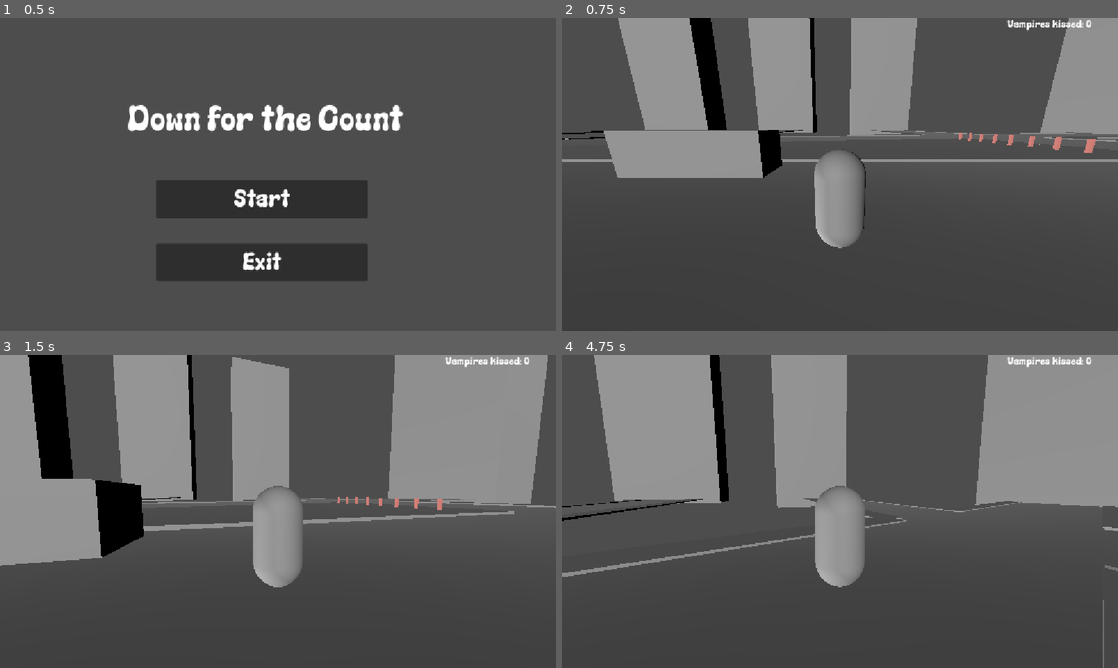
Above: before the commit, frames 1-4 (two rows, left to right).
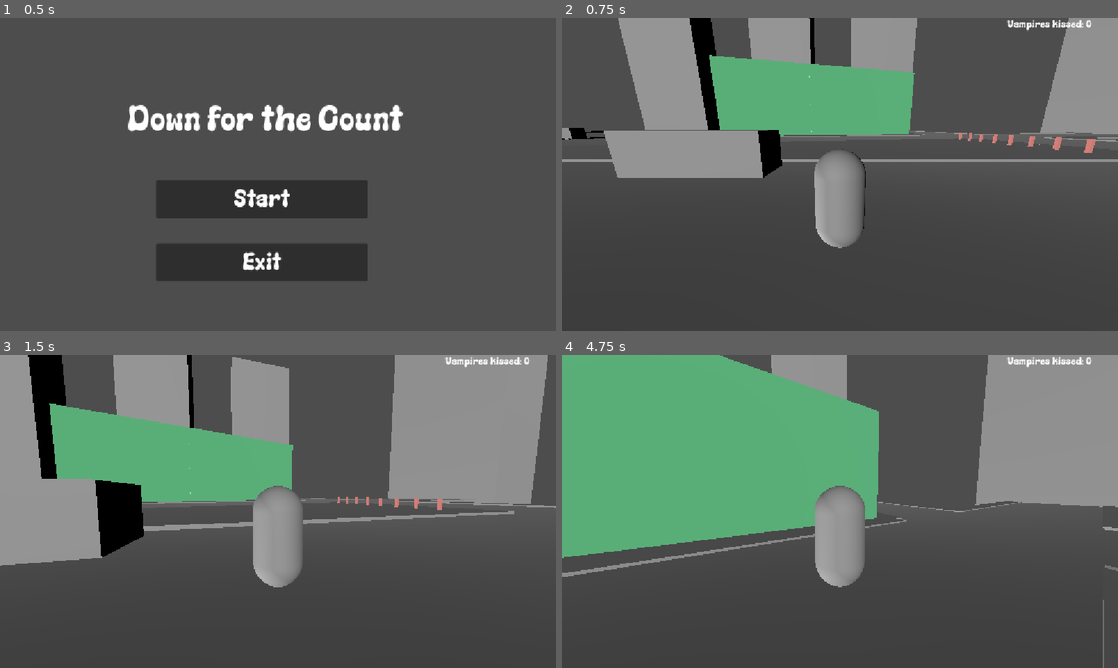
Above: after the commit, the same moments.

Repository: gamedagamez-dev/DownForTheCountGMTK2026
Game: Godot game, scene res://Scenes/UI/MainMenu/MainMenu.tscn
Two runs of this game, one before a commit and one after it. Both use one fixed random seed, a clock stepped at 60 frames per second and the inputs below.
Inputs (mouse positions are in pixels of both pictures, inside the frame that each line leads up to):
- Up to frame 1 (0.5 s): no input
- Up to frame 2 (0.75 s): click "Start" at 0.5 s
- Up to frame 3 (1.5 s): tap Enter at 1.25 s; move the mouse to (305, 511) at 1.27 s; hold W (move_forward) from 1.28 s (still down); hold Shift (movement_sprint) from 1.28 s (still down)
- Up to frame 4 (4.75 s): keep holding W (move_forward); tap Space (movement_jump) at 1.52, 2.27, 3.77, 4.52 s; move the mouse to (812, 511) at 2.02 s; release Shift (movement_sprint) at 2.03 s; tap Shift (movement_sprint) at 2.1, 3.6 s; move the mouse to (851, 505) at 2.77 s; hold Shift (movement_sprint) 2.78-3.53 s; move the mouse to (834, 517) at 3.52 s; move the mouse to (878, 514) at 4.27 s; hold Shift (movement_sprint) from 4.28 s (still down)

Frame 1 is identical in both runs. In frame 2, 8.0% of the frame differs, in the area x 0-64%, y 11-39%; in frame 3, 9.2%; in frame 4, 30%, in the area x 0-57%, y 0-65%.

Commit message:
more world whiteboxing

Diff:
--- a/Scenes/World/World3d.tscn
+++ b/Scenes/World/World3d.tscn
@@ -10,9 +10,18 @@
 [sub_resource type="ConcavePolygonShape3D" id="ConcavePolygonShape3D_fm7lc"]
 data = PackedVector3Array(-0.5, 0.5, 0.5, 0.5, 0.5, 0.5, -0.5, -0.5, 0.5, 0.5, 0.5, 0.5, 0.5, -0.5, 0.5, -0.5, -0.5, 0. …(500 unchanged characters)…
 
+[sub_resource type="ConcavePolygonShape3D" id="ConcavePolygonShape3D_noce4"]
+data = PackedVector3Array(-0.5, 0.5, 0.5, 0.5, 0.5, 0.5, -0.5, -0.5, 0.5, 0.5, 0.5, 0.5, 0.5, -0.5, 0.5, -0.5, -0.5, 0.5, 0.5, 0.5, -0.5, -0.5, 0.5, -0.5, 0.5, -0.5, -0.5, -0.5, 0.5, -0.5, -0.5, -0.5, -0.5, 0.5, -0.5, -0.5, 0.5, 0.5, 0.5, 0.5, 0.5, -0.5, 0.5, -0.5, 0.5, 0.5, 0.5, -0.5, 0.5, -0.5, -0.5, 0.5, -0.5, 0.5, -0.5, 0.5, -0.5, -0.5, 0.5, 0.5, -0.5, -0.5, -0.5, -0.5, 0.5, 0.5, -0.5, -0.5, 0.5, -0.5, -0.5, -0.5, 0.5, 0.5, 0.5, -0.5, 0.5, 0.5, 0.5, 0.5, -0.5, -0.5, 0.5, 0.5, -0.5, 0.5, -0.5, 0.5, 0.5, -0.5, -0.5, -0.5, 0.5, 0.5, -0.5, 0.5, -0.5, -0.5, -0.5, 0.5, -0.5, 0.5, 0.5, -0.5, -0.5, -0.5, -0.5, -0.5)
+
 [sub_resource type="StandardMaterial3D" id="StandardMaterial3D_noce4"]
 albedo_color = Color(0.8117647, 0.47843137, 0.4509804, 1)
 
+[sub_resource type="StandardMaterial3D" id="StandardMaterial3D_oudrq"]
+albedo_color = Color(0.34631145, 0.63631195, 0.6832341, 1)
+
+[sub_resource type="StandardMaterial3D" id="StandardMaterial3D_7tdgh"]
+albedo_color = Color(0.36503902, 0.73296267, 0.5000422, 1)
+
 [sub_resource type="StandardMaterial3D" id="StandardMaterial3D_oywug"]
 albedo_color = Color(0.06666667, 0.16470589, 0.17254902, 1)
 
@@ -347,12 +356,21 @@
 shape = SubResource("ConcavePolygonShape3D_fm7lc")
 
 [node name="CarReferenceSize7" type="MeshInstance3D" parent="cars" unique_id=1470195945]
-transform = Transform3D(2.897777, -3.2087164e-07, 1.811733, 4.5298742e-07, 2.1999996, 9.2524756e-21, -0.7764571, 8.597728e-08, 6.7614803, -61.300007, 2.4500003, -13.300001)
+transform = Transform3D(2.897777, -3.2087164e-07, 1.811733, 4.5298742e-07, 2.1999996, 9.2524756e-21, -0.7764571, 8.597728e-08, 6.7614803, -61.300007, 2.4500003, -13.350001)
 mesh = SubResource("BoxMesh_7tdgh")
 
 [node name="StaticBody3D" type="StaticBody3D" parent="cars/CarReferenceSize7" unique_id=272913684]
 
 [node name="CollisionShape3D" type="CollisionShape3D" parent="cars/CarReferenceSize7/StaticBody3D" unique_id=676257862]
+shape = SubResource("ConcavePolygonShape3D_fm7lc")
+
+[node name="CarReferenceSize10" type="MeshInstance3D" parent="cars" unique_id=551049854]
+transform = Transform3D(2.5980759, -2.8768568e-07, 3.5, 4.5298745e-07, 2.1999996, -4.8043167e-14, -1.4999995, 1.6609536e-07, 6.0621777, -61.300007, 2.4500003, -28.150002)
+mesh = SubResource("BoxMesh_7tdgh")
+
+[node name="StaticBody3D" type="StaticBody3D" parent="cars/CarReferenceSize10" unique_id=750809248]
+
+[node name="CollisionShape3D" type="CollisionShape3D" parent="cars/CarReferenceSize10/StaticBody3D" unique_id=1150606360]
 shape = SubResource("ConcavePolygonShape3D_fm7lc")
 
 [node name="CarReferenceSize2" type="MeshInstance3D" parent="cars" unique_id=1314187175]
@@ -401,6 +419,42 @@
 [node name="CollisionShape3D" type="CollisionShape3D" parent="cars/CarReferenceSize6/StaticBody3D" unique_id=1860186427]
 shape = SubResource("ConcavePolygonShape3D_fm7lc")
 
+[node name="CarReferenceSize11" type="MeshInstance3D" parent="cars" unique_id=588776947]
+transform = Transform3D(-1.3113416e-07, 1.4520518e-14, 7, 4.5298742e-07, 2.2, 4.9042436e-21, -3, 3.3219078e-07, -3.059797e-07, -62.499996, 2.4500003, -33.7)
+mesh = SubResource("BoxMesh_7tdgh")
+
+[node name="StaticBody3D" type="StaticBody3D" parent="cars/CarReferenceSize11" unique_id=1745192000]
+
+[node name="CollisionShape3D" type="CollisionShape3D" parent="cars/CarReferenceSize11/StaticBody3D" unique_id=605579943]
+shape = SubResource("ConcavePolygonShape3D_fm7lc")
+
+[node name="CarReferenceSize12" type="MeshInstance3D" parent="cars" unique_id=307435326]
+transform = Transform3D(-0.7764572, 8.597731e-08, 6.7614803, 4.5298742e-07, 2.1999998, 9.252476e-21, -2.8977773, 3.2087164e-07, -1.8117334, -58.78118, 2.4500003, -37.746452)
+mesh = SubResource("BoxMesh_7tdgh")
+
+[node name="StaticBody3D" type="StaticBody3D" parent="cars/CarReferenceSize12" unique_id=963577689]
+
+[node name="CollisionShape3D" type="CollisionShape3D" parent="cars/CarReferenceSize12/StaticBody3D" unique_id=1857220041]
+shape = SubResource("ConcavePolygonShape3D_fm7lc")
+
+[node name="CarReferenceSize8" type="MeshInstance3D" parent="cars" unique_id=1760290627]
+transform = Transform3D(0.77645695, -8.5977284e-08, 6.7614803, 4.5298742e-07, 2.1999998, 9.252476e-21, -2.8977773, 3.2087164e-07, 1.8117329, -62.2, 2.4500003, -22.95)
+mesh = SubResource("BoxMesh_7tdgh")
+
+[node name="StaticBody3D" type="StaticBody3D" parent="cars/CarReferenceSize8" unique_id=685715652]
+
+[node name="CollisionShape3D" type="CollisionShape3D" parent="cars/CarReferenceSize8/StaticBody3D" unique_id=700848400]
+shape = SubResource("ConcavePolygonShape3D_fm7lc")
+
+[node name="CarReferenceSize9" type="MeshInstance3D" parent="cars" unique_id=757863445]
+transform = Transform3D(-0.7764572, 8.597731e-08, 6.7614803, 4.5298742e-07, 2.1999998, 9.252476e-21, -2.8977773, 3.2087164e-07, -1.8117334, -63.899998, 2.4500003, -18.400003)
+mesh = SubResource("BoxMesh_7tdgh")
+
+[node name="StaticBody3D" type="StaticBody3D" parent="cars/CarReferenceSize9" unique_id=1416330739]
+
+[node name="CollisionShape3D" type="CollisionShape3D" parent="cars/CarReferenceSize9/StaticBody3D" unique_id=977280484]
+shape = SubResource("ConcavePolygonShape3D_fm7lc")
+
 [node name="Player3d" parent="." unique_id=1261980593 instance=ExtResource("1_oywug")]
 transform = Transform3D(1, 0, 0, 0, 1, 0, 0, 0, 1, 0, 2.1000001, -1.75)
 
@@ -455,11 +509,10 @@
 transform = Transform3D(-1.2940955, 3.5527137e-15, 60.853325, 7.2925366e-07, 0.44, 2.462077e-06, -4.829629, 6.643815e-08, -16.305601, -86.748, 1.328, -29.758)
 mesh = SubResource("BoxMesh_7tdgh")
 
-[node name="StaticBody3D" type="StaticBody3D" parent="Sidewalks/sidewalk12" unique_id=1748479104]
-
-[node name="CollisionShape3D" type="CollisionShape3D" parent="Sidewalks/sidewalk12/StaticBody3D" unique_id=1379066932]
-transform = Transform3D(1, 0, 2.3841858e-07, 1.1368684e-13, 1.0000001, 0, 0, 0, 1, -0.33535004, -2.5, 0.07573426)
-shape = SubResource("ConcavePolygonShape3D_fm7lc")
+[node name="StaticBody3D" type="StaticBody3D" parent="Sidewalks/sidewalk12" unique_id=1491279804]
+
+[node name="CollisionShape3D" type="CollisionShape3D" parent="Sidewalks/sidewalk12/StaticBody3D" unique_id=2137862655]
+shape = SubResource("ConcavePolygonShape3D_noce4")
 
 [node name="sidewalk6" type="MeshInstance3D" parent="Sidewalks" unique_id=320132578]
 transform = Transform3D(-1.2940953, 1.719546e-08, 60.85332, 7.549788e-07, 0.43999994, -1.03600824e-19, -4.829629, 6.417431e-08, -16.3056, -4.551, 1.328, -26.389)
@@ -924,7 +977,7 @@
 shape = SubResource("ConcavePolygonShape3D_fm7lc")
 
 [node name="building1" type="MeshInstance3D" parent="Buildings/Building0" unique_id=259398556]
-transform = Transform3D(-4.5241288e-07, 1.9810648e-06, 28.082, -2.1637285e-13, 13.12, -4.240264e-06, -10.35, -3.608764e-13, -1.2275033e-06, -17.178001, 7.8029995, 75.723)
+transform = Transform3D(-4.5241288e-07, 1.9810648e-06, 28.082, -2.1637285e-13, 13.12, -4.240264e-06, -10.35, -3.608764e-13, -1.2275033e-06, -17.178, 7.803, 75.303)
 mesh = SubResource("BoxMesh_7tdgh")
 surface_material_override/0 = SubResource("StandardMaterial3D_noce4")
 
@@ -943,16 +996,6 @@
 [node name="CollisionShape3D" type="CollisionShape3D" parent="Buildings/Building0/building2/StaticBody3D" unique_id=677248735]
 shape = SubResource("ConcavePolygonShape3D_fm7lc")
 
-[node name="building3" type="MeshInstance3D" parent="Buildings/Building0" unique_id=63861769]
-transform = Transform3D(-3.9296538e-07, 2.8009717e-06, 28.082, -1.8794123e-13, 18.55, -4.240264e-06, -8.99, -5.1023297e-13, -1.2275033e-06, -17.177998, 22.853, 107.173004)
-mesh = SubResource("BoxMesh_7tdgh")
-surface_material_override/0 = SubResource("StandardMaterial3D_noce4")
-
-[node name="StaticBody3D" type="StaticBody3D" parent="Buildings/Building0/building3" unique_id=2132826273]
-
-[node name="CollisionShape3D" type="CollisionShape3D" parent="Buildings/Building0/building3/StaticBody3D" unique_id=226644432]
-shape = SubResource("ConcavePolygonShape3D_fm7lc")
-
 [node name="building4" type="MeshInstance3D" parent="Buildings/Building0" unique_id=602721784]
 transform = Transform3D(-1.0486362e-06, 2.8009717e-06, 28.082, -5.0152504e-13, 18.55, -4.240264e-06, -23.99, -5.1023297e-13, -1.2275033e-06, 8.272002, 22.853, 71.558)
 mesh = SubResource("BoxMesh_7tdgh")
@@ -964,7 +1007,7 @@
 shape = SubResource("ConcavePolygonShape3D_fm7lc")
 
 [node name="building5" type="MeshInstance3D" parent="Buildings/Building0" unique_id=1362315583]
-transform = Transform3D(-9.0220306e-07, 2.8009717e-06, 28.082, -4.3149132e-13, 18.55, -4.240264e-06, -20.64, -5.1023297e-13, -1.2275033e-06, -17.178, 22.853, 70.141)
+transform = Transform3D(-9.0220306e-07, 2.8009717e-06, 28.082, -4.3149132e-13, 18.55, -4.240264e-06, -20.64, -5.1023297e-13, -1.2275033e-06, -17.178, 22.853, 70.2)
 mesh = SubResource("BoxMesh_7tdgh")
 surface_material_override/0 = SubResource("StandardMaterial3D_noce4")
 
@@ -1185,6 +1228,240 @@
 [node name="CollisionShape3D" type="CollisionShape3D" parent="Buildings/Building0/pillar20/StaticBody3D" unique_id=1506933398]
 shape = SubResource("ConcavePolygonShape3D_fm7lc")
 
+[node name="Building1" type="Node" parent="Buildings" unique_id=288360871]
+
+[node name="building6" type="MeshInstance3D" parent="Buildings/Building1" unique_id=1920433562]
+transform = Transform3D(-9.0220306e-07, 2.8009717e-06, 28.082, -4.3149132e-13, 18.55, -4.240264e-06, -20.64, -5.1023297e-13, -1.2275033e-06, -74.078, 10.653001, 23.599997)
+mesh = SubResource("BoxMesh_7tdgh")
+surface_material_override/0 = SubResource("StandardMaterial3D_oudrq")
+
+[node name="StaticBody3D" type="StaticBody3D" parent="Buildings/Building1/building6" unique_id=1689452627]
+
+[node name="CollisionShape3D" type="CollisionShape3D" parent="Buildings/Building1/building6/StaticBody3D" unique_id=1451939609]
+shape = SubResource("ConcavePolygonShape3D_fm7lc")
+
+[node name="building16" type="MeshInstance3D" parent="Buildings/Building1" unique_id=1192692166]
+transform = Transform3D(-5.3765007e-07, 2.8009717e-06, 28.082, -2.5713874e-13, 18.55, -4.240264e-06, -12.3, -5.1023297e-13, -1.2275033e-06, -99.352, 10.653, 40.190002)
+mesh = SubResource("BoxMesh_7tdgh")
+surface_material_override/0 = SubResource("StandardMaterial3D_oudrq")
+
+[node name="StaticBody3D" type="StaticBody3D" parent="Buildings/Building1/building16" unique_id=897508892]
+
+[node name="CollisionShape3D" type="CollisionShape3D" parent="Buildings/Building1/building16/StaticBody3D" unique_id=1078836524]
+shape = SubResource("ConcavePolygonShape3D_fm7lc")
+
+[node name="building7" type="MeshInstance3D" parent="Buildings/Building1" unique_id=493050191]
+transform = Transform3D(-9.0220306e-07, 7.262897e-07, 22.802, -4.3149132e-13, 4.81, -3.4430059e-06, -20.64, -1.3230301e-13, -9.967071e-07, -102.033, 3.2529998, 23.56)
+mesh = SubResource("BoxMesh_7tdgh")
+surface_material_override/0 = SubResource("StandardMaterial3D_oudrq")
+
+[node name="StaticBody3D" type="StaticBody3D" parent="Buildings/Building1/building7" unique_id=755572129]
+
+[node name="CollisionShape3D" type="CollisionShape3D" parent="Buildings/Building1/building7/StaticBody3D" unique_id=1303929129]
+shape = SubResource("ConcavePolygonShape3D_fm7lc")
+
+[node name="building21" type="MeshInstance3D" parent="Buildings/Building1" unique_id=782146864]
+transform = Transform3D(-6.198275e-07, 6.0398314e-08, 6.452, -2.9644126e-13, 0.4, -9.742248e-07, -14.18, -1.100233e-14, -2.820259e-07, -115.108, 5.473, 20.52)
+mesh = SubResource("BoxMesh_7tdgh")
+surface_material_override/0 = SubResource("StandardMaterial3D_oudrq")
+
+[node name="StaticBody3D" type="StaticBody3D" parent="Buildings/Building1/building21" unique_id=1577154445]
+
+[node name="CollisionShape3D" type="CollisionShape3D" parent="Buildings/Building1/building21/StaticBody3D" unique_id=193648156]
+shape = SubResource("ConcavePolygonShape3D_fm7lc")
+
+[node name="building25" type="MeshInstance3D" parent="Buildings/Building1" unique_id=1256429625]
+transform = Transform3D(-7.1511835e-07, 6.0398314e-08, 6.452, -3.4201545e-13, 0.4, -9.742248e-07, -16.36, -1.100233e-14, -2.820259e-07, -115.108, 5.473, 35.15)
+mesh = SubResource("BoxMesh_7tdgh")
+surface_material_override/0 = SubResource("StandardMaterial3D_oudrq")
+
+[node name="StaticBody3D" type="StaticBody3D" parent="Buildings/Building1/building25" unique_id=906073233]
+
+[node name="CollisionShape3D" type="CollisionShape3D" parent="Buildings/Building1/building25/StaticBody3D" unique_id=1684519734]
+shape = SubResource("ConcavePolygonShape3D_fm7lc")
+
+[node name="building15" type="MeshInstance3D" parent="Buildings/Building1" unique_id=1165305181]
+transform = Transform3D(-1.0844795e-06, 5.586844e-07, 27.052, -5.186676e-13, 3.7, -4.084738e-06, -24.81, -1.01771544e-13, -1.1824804e-06, -99.7528, 12.133, 25.623999)
+mesh = SubResource("BoxMesh_7tdgh")
+surface_material_override/0 = SubResource("StandardMaterial3D_oudrq")
+
+[node name="StaticBody3D" type="StaticBody3D" parent="Buildings/Building1/building15" unique_id=1806114070]
+
+[node name="CollisionShape3D" type="CollisionShape3D" parent="Buildings/Building1/building15/StaticBody3D" unique_id=587739329]
+shape = SubResource("ConcavePolygonShape3D_fm7lc")
+
+[node name="building8" type="MeshInstance3D" parent="Buildings/Building1" unique_id=1124871255]
+transform = Transform3D(-3.6088122e-07, 1.0146916e-06, 27.362, -1.7259652e-13, 6.72, -4.1315466e-06, -8.256, -1.8483912e-13, -1.196031e-06, -99.7528, 7.9269996, 30.164799)
+mesh = SubResource("BoxMesh_7tdgh")
+surface_material_override/0 = SubResource("StandardMaterial3D_oudrq")
+
+[node name="StaticBody3D" type="StaticBody3D" parent="Buildings/Building1/building8" unique_id=1778082708]
+
+[node name="CollisionShape3D" type="CollisionShape3D" parent="Buildings/Building1/building8/StaticBody3D" unique_id=1151654533]
+shape = SubResource("ConcavePolygonShape3D_fm7lc")
+
+[node name="building9" type="MeshInstance3D" parent="Buildings/Building1" unique_id=496746635]
+transform = Transform3D(-6.556708e-08, 8.60676e-07, 1.5, -3.135838e-14, 5.7, -2.2649368e-07, -1.5, -1.5678318e-13, -6.556708e-08, -91.383, 8.293, 13.969)
+mesh = SubResource("BoxMesh_7tdgh")
+surface_material_override/0 = SubResource("StandardMaterial3D_oudrq")
+
+[node name="StaticBody3D" type="StaticBody3D" parent="Buildings/Building1/building9" unique_id=1621654520]
+
+[node name="CollisionShape3D" type="CollisionShape3D" parent="Buildings/Building1/building9/StaticBody3D" unique_id=801818258]
+shape = SubResource("ConcavePolygonShape3D_fm7lc")
+
+[node name="building10" type="MeshInstance3D" parent="Buildings/Building1" unique_id=844022936]
+transform = Transform3D(-6.556708e-08, 8.60676e-07, 1.5, -3.135838e-14, 5.7, -2.2649368e-07, -1.5, -1.5678318e-13, -6.556708e-08, -97.983, 8.293001, 13.969)
+mesh = SubResource("BoxMesh_7tdgh")
+surface_material_override/0 = SubResource("StandardMaterial3D_oudrq")
+
+[node name="StaticBody3D" type="StaticBody3D" parent="Buildings/Building1/building10" unique_id=191846376]
+
+[node name="CollisionShape3D" type="CollisionShape3D" parent="Buildings/Building1/building10/StaticBody3D" unique_id=850849371]
+shape = SubResource("ConcavePolygonShape3D_fm7lc")
+
+[node name="building11" type="MeshInstance3D" parent="Buildings/Building1" unique_id=1035524736]
+transform = Transform3D(-6.556708e-08, 8.60676e-07, 1.5, -3.135838e-14, 5.7, -2.2649368e-07, -1.5, -1.5678318e-13, -6.556708e-08, -105.483, 8.293002, 13.969)
+mesh = SubResource("BoxMesh_7tdgh")
+surface_material_override/0 = SubResource("StandardMaterial3D_oudrq")
+
+[node name="StaticBody3D" type="StaticBody3D" parent="Buildings/Building1/building11" unique_id=483782559]
+
+[node name="CollisionShape3D" type="CollisionShape3D" parent="Buildings/Building1/building11/StaticBody3D" unique_id=995175562]
+shape = SubResource("ConcavePolygonShape3D_fm7lc")
+
+[node name="building12" type="MeshInstance3D" parent="Buildings/Building1" unique_id=570879122]
+transform = Transform3D(-6.556708e-08, 8.60676e-07, 1.5, -3.135838e-14, 5.7, -2.2649368e-07, -1.5, -1.5678318e-13, -6.556708e-08, -112.683, 8.293003, 13.969)
+mesh = SubResource("BoxMesh_7tdgh")
+surface_material_override/0 = SubResource("StandardMaterial3D_oudrq")
+
+[node name="StaticBody3D" type="StaticBody3D" parent="Buildings/Building1/building12" unique_id=379289741]
+
+[node name="CollisionShape3D" type="CollisionShape3D" parent="Buildings/Building1/building12/StaticBody3D" unique_id=327499126]
+shape = SubResource("ConcavePolygonShape3D_fm7lc")
+
+[node name="building17" type="MeshInstance3D" parent="Buildings/Building1" unique_id=1666747346]
+transform = Transform3D(-3.4969112e-08, 6.3267237e-07, 0.8, -1.6724469e-14, 4.19, -1.2079663e-07, -0.8, -1.152494e-13, -3.4969112e-08, -117.952995, 3.4650037, 13.729)
+mesh = SubResource("BoxMesh_7tdgh")
+surface_material_override/0 = SubResource("StandardMaterial3D_oudrq")
+
+[node name="StaticBody3D" type="StaticBody3D" parent="Buildings/Building1/building17" unique_id=2122235510]
+
+[node name="CollisionShape3D" type="CollisionShape3D" parent="Buildings/Building1/building17/StaticBody3D" unique_id=1576854121]
+shape = SubResource("ConcavePolygonShape3D_fm7lc")
+
+[node name="building18" type="MeshInstance3D" parent="Buildings/Building1" unique_id=1378607101]
+transform = Transform3D(-3.4969112e-08, 6.3267237e-07, 0.8, -1.6724469e-14, 4.19, -1.2079663e-07, -0.8, -1.152494e-13, -3.4969112e-08, -117.952995, 3.4650037, 17.729)
+mesh = SubResource("BoxMesh_7tdgh")
+surface_material_override/0 = SubResource("StandardMaterial3D_oudrq")
+
+[node name="StaticBody3D" type="StaticBody3D" parent="Buildings/Building1/building18" unique_id=813761291]
+
+[node name="CollisionShape3D" type="CollisionShape3D" parent="Buildings/Building1/building18/StaticBody3D" unique_id=1882480849]
+shape = SubResource("ConcavePolygonShape3D_fm7lc")
+
+[node name="building19" type="MeshInstance3D" parent="Buildings/Building1" unique_id=404808077]
+transform = Transform3D(-3.4969112e-08, 6.3267237e-07, 0.8, -1.6724469e-14, 4.19, -1.2079663e-07, -0.8, -1.152494e-13, -3.4969112e-08, -117.952995, 3.4650037, 22.289)
+mesh = SubResource("BoxMesh_7tdgh")
+surface_material_override/0 = SubResource("StandardMaterial3D_oudrq")
+
+[node name="StaticBody3D" type="StaticBody3D" parent="Buildings/Building1/building19" unique_id=2010947139]
+
+[node name="CollisionShape3D" type="CollisionShape3D" parent="Buildings/Building1/building19/StaticBody3D" unique_id=1632904868]
+shape = SubResource("ConcavePolygonShape3D_fm7lc")
+
+[node name="building20" type="MeshInstance3D" parent="Buildings/Building1" unique_id=1733878920]
+transform = Transform3D(-3.4969112e-08, 6.3267237e-07, 0.8, -1.6724469e-14, 4.19, -1.2079663e-07, -0.8, -1.152494e-13, -3.4969112e-08, -117.952995, 3.4650037, 27.248999)
+mesh = SubResource("BoxMesh_7tdgh")
+surface_material_override/0 = SubResource("StandardMaterial3D_oudrq")
+
+[node name="StaticBody3D" type="StaticBody3D" parent="Buildings/Building1/building20" unique_id=289732126]
+
+[node name="CollisionShape3D" type="CollisionShape3D" parent="Buildings/Building1/building20/StaticBody3D" unique_id=145657808]
+shape = SubResource("ConcavePolygonShape3D_fm7lc")
+
+[node name="building22" type="MeshInstance3D" parent="Buildings/Building1" unique_id=1877645067]
+transform = Transform3D(-3.4969112e-08, 6.3267237e-07, 0.8, -1.6724469e-14, 4.19, -1.2079663e-07, -0.8, -1.152494e-13, -3.4969112e-08, -117.952995, 3.4650037, 32.128998)
+mesh = SubResource("BoxMesh_7tdgh")
+surface_material_override/0 = SubResource("StandardMaterial3D_oudrq")
+
+[node name="StaticBody3D" type="StaticBody3D" parent="Buildings/Building1/building22" unique_id=266149300]
+
+[node name="CollisionShape3D" type="CollisionShape3D" parent="Buildings/Building1/building22/StaticBody3D" unique_id=1798510347]
+shape = SubResource("ConcavePolygonShape3D_fm7lc")
+
+[node name="building23" type="MeshInstance3D" parent="Buildings/Building1" unique_id=1407718394]
+transform = Transform3D(-3.4969112e-08, 6.3267237e-07, 0.8, -1.6724469e-14, 4.19, -1.2079663e-07, -0.8, -1.152494e-13, -3.4969112e-08, -117.952995, 3.4650037, 37.568996)
+mesh = SubResource("BoxMesh_7tdgh")
+surface_material_override/0 = SubResource("StandardMaterial3D_oudrq")
+
+[node name="StaticBody3D" type="StaticBody3D" parent="Buildings/Building1/building23" unique_id=1706202247]
+
+[node name="CollisionShape3D" type="CollisionShape3D" parent="Buildings/Building1/building23/StaticBody3D" unique_id=454952802]
+shape = SubResource("ConcavePolygonShape3D_fm7lc")
+
+[node name="building24" type="MeshInstance3D" parent="Buildings/Building1" unique_id=1838465269]
+transform = Transform3D(-3.4969112e-08, 6.3267237e-07, 0.8, -1.6724469e-14, 4.19, -1.2079663e-07, -0.8, -1.152494e-13, -3.4969112e-08, -117.952995, 3.4650037, 42.928997)
+mesh = SubResource("BoxMesh_7tdgh")
+surface_material_override/0 = SubResource("StandardMaterial3D_oudrq")
+
+[node name="StaticBody3D" type="StaticBody3D" parent="Buildings/Building1/building24" unique_id=427633068]
+
+[node name="CollisionShape3D" type="CollisionShape3D" parent="Buildings/Building1/building24/StaticBody3D" unique_id=1453779848]
+shape = SubResource("ConcavePolygonShape3D_fm7lc")
+
+[node name="building13" type="MeshInstance3D" parent="Buildings/Building1" unique_id=214101288]
+transform = Transform3D(-3.2870963e-07, 8.60676e-07, 1.5, -1.5721e-13, 5.7, -2.2649368e-07, -7.52, -1.5678318e-13, -6.556708e-08, -112.683, 8.293003, 23.559528)
+mesh = SubResource("BoxMesh_7tdgh")
+surface_material_override/0 = SubResource("StandardMaterial3D_oudrq")
+
+[node name="StaticBody3D" type="StaticBody3D" parent="Buildings/Building1/building13" unique_id=2128966524]
+
+[node name="CollisionShape3D" type="CollisionShape3D" parent="Buildings/Building1/building13/StaticBody3D" unique_id=2039704255]
+shape = SubResource("ConcavePolygonShape3D_fm7lc")
+
+[node name="stairs0" type="MeshInstance3D" parent="Buildings/Building1" unique_id=1116696184]
+transform = Transform3D(-1.2308018e-06, 8.851217e-08, 3.322, -3.8426864, 0.60853326, -5.2209907e-07, -14.341101, -0.163056, -1.4520923e-07, -89.263, 2.878, 19.584)
+mesh = SubResource("BoxMesh_7tdgh")
+surface_material_override/0 = SubResource("StandardMaterial3D_oudrq")
+
+[node name="StaticBody3D" type="StaticBody3D" parent="Buildings/Building1/stairs0" unique_id=1305332319]
+
+[node name="CollisionShape3D" type="CollisionShape3D" parent="Buildings/Building1/stairs0/StaticBody3D" unique_id=1714102831]
+shape = SubResource("ConcavePolygonShape3D_fm7lc")
+
+[node name="Building2" type="Node" parent="Buildings" unique_id=701004262]
+
+[node name="building14" type="MeshInstance3D" parent="Buildings/Building2" unique_id=1303003630]
+transform = Transform3D(-0.584931, 2.800971e-06, 22.44039, 8.8322075e-08, 18.55, -3.3884037e-06, -2.1829922, -2.6361134e-13, -6.012884, -19.47417, 10.652992, -50.98368)
+mesh = SubResource("BoxMesh_7tdgh")
+surface_material_override/0 = SubResource("StandardMaterial3D_7tdgh")
+
+[node name="StaticBody3D" type="StaticBody3D" parent="Buildings/Building2/building14" unique_id=1585138870]
+
+[node name="CollisionShape3D" type="CollisionShape3D" parent="Buildings/Building2/building14/StaticBody3D" unique_id=854044227]
+shape = SubResource("ConcavePolygonShape3D_fm7lc")
+
+[node name="building16" type="MeshInstance3D" parent="Buildings/Building2" unique_id=1464966599]
+transform = Transform3D(-0.584931, 2.8009704e-06, 30.88258, 8.8322075e-08, 18.55, -4.663138e-06, -2.1829922, -1.3180567e-13, -8.274962, 7.032493, 10.653, -57.9807)
+mesh = SubResource("BoxMesh_7tdgh")
+surface_material_override/0 = SubResource("StandardMaterial3D_7tdgh")
+
+[node name="StaticBody3D" type="StaticBody3D" parent="Buildings/Building2/building16" unique_id=710696901]
+
+[node name="CollisionShape3D" type="CollisionShape3D" parent="Buildings/Building2/building16/StaticBody3D" unique_id=1067825338]
+shape = SubResource("ConcavePolygonShape3D_fm7lc")
+
+[node name="building15" type="MeshInstance3D" parent="Buildings/Building2" unique_id=1193895419]
+transform = Transform3D(-2.2599998, 2.800971e-06, 9.536743e-07, 3.412504e-07, 18.55, -7.3896445e-13, -5.9604645e-08, -2.9560133e-13, -23.232, -29.87017, 10.652994, -60.27648)
+mesh = SubResource("BoxMesh_7tdgh")
+surface_material_override/0 = SubResource("StandardMaterial3D_7tdgh")
+
+[node name="StaticBody3D" type="StaticBody3D" parent="Buildings/Building2/building15" unique_id=1738321453]
+
+[node name="CollisionShape3D" type="CollisionShape3D" parent="Buildings/Building2/building15/StaticBody3D" unique_id=574398341]
+shape = SubResource("ConcavePolygonShape3D_fm7lc")
+
 [node name="Areas" type="Node" parent="." unique_id=1958365366]
 
 [node name="StageArea" type="Node" parent="Areas" unique_id=1384627508]
